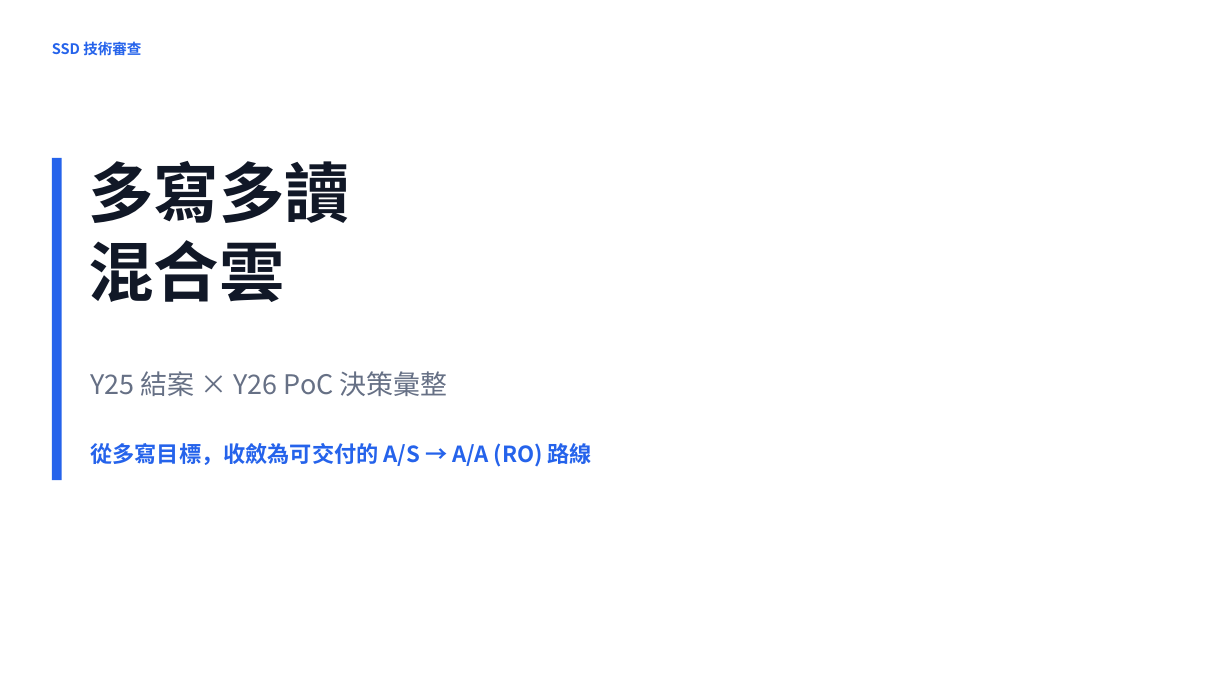
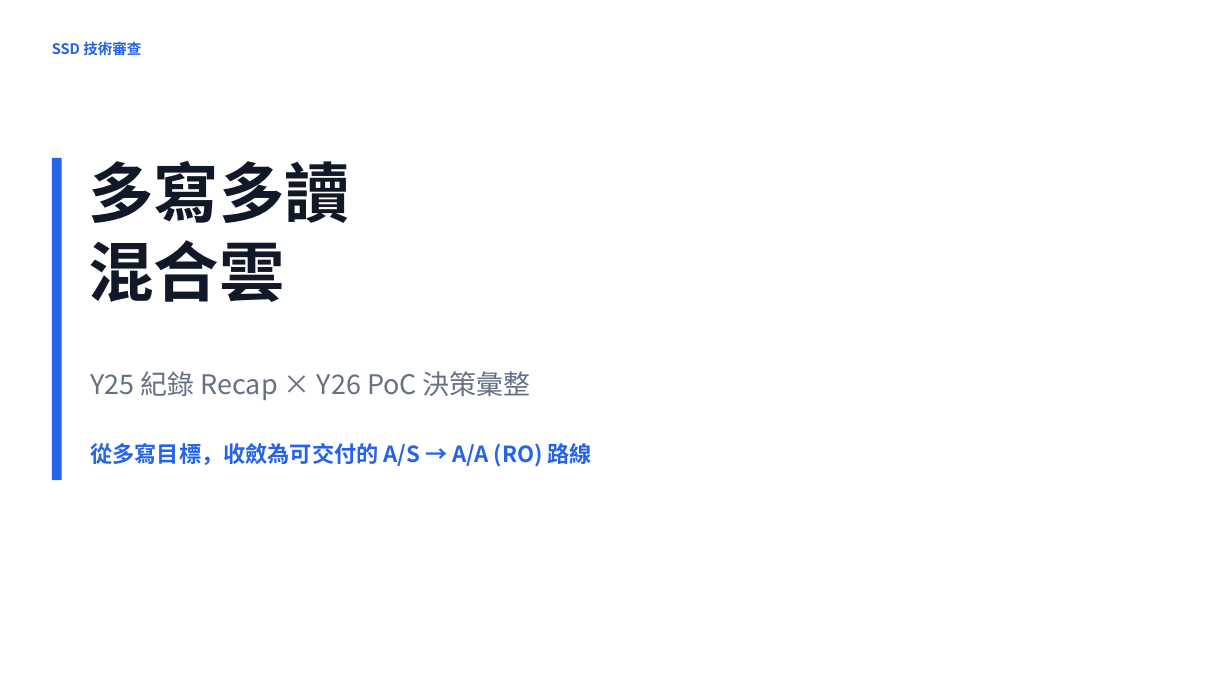
Before and after one commit to heavenruler/dba_career, a slide deck: slide 1 of poc/refresh/0827_slide_codex_v2.pptx. Drawn at 1232x693 pixels with LibreOffice and Linux fonts; fonts in the diff are those of the drawing. Boxes give left, top, right and bottom in pixels: in the first picture for what was removed or moved away, otherwise in the second. Text is boxed around its words. In the diff, an @@ line names an element or a change of style, - is before the commit and + after.

```diff
--- a/poc/refresh/0827_slide_codex_v2.pptx
+++ b/poc/refresh/0827_slide_codex_v2.pptx
@@ text at box(90, 371, 531, 400): text changed @@
-Y25 結案 × Y26 PoC 決策彙整
+Y25 紀錄 Recap × Y26 PoC 決策彙整
```
Also in this commit, not shown: 9 other slides changed, 2 other files.
